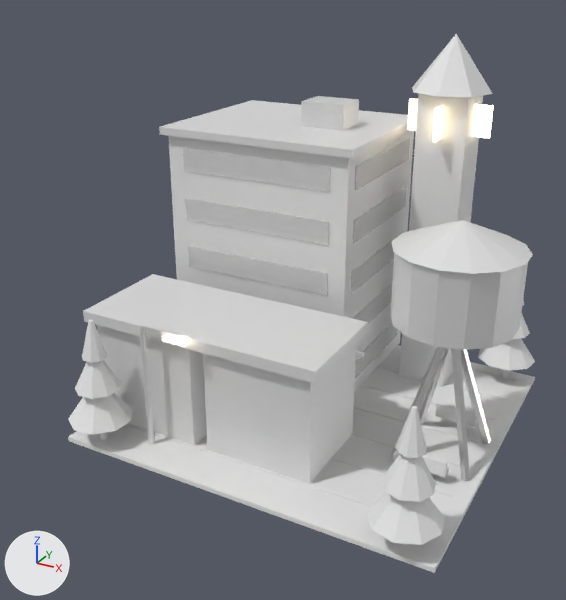
Renders of the FBX model Assets/Art/KayseriIsland/Models/Copper/Phase3/Civic_P3.fbx from each side of a commit.
One viewpoint serves both versions: a camera (50 mm lens) standing at (-20.0, -21.1, 39.5) and looking at (-41.3, 17.6, 20.1). Lighting does not change. The marker at lower left points along +X, +Y and +Z. The older version comes first. Where no turn or scale is listed for an object, it has been applied to the vertices.

The scene before the commit, as lines of its bpy script (objects in view):
```python
ob_civic_benches = bpy.data.objects.new('Civic.Benches', me_civic_benches_001)
ob_civic_benches.location = (0.0, 0.0, 11.42)
ob_civic_hall = bpy.data.objects.new('Civic.Hall', me_civic_hall_001)
ob_civic_hall.location = (-45.0, 26.0, 11.72)
ob_civic_plaza = bpy.data.objects.new('Civic.Plaza', me_civic_plaza_001)
ob_civic_plaza.location = (0.0, 0.0, 11.42)
ob_civic_shop0 = bpy.data.objects.new('Civic.Shop0', me_civic_shop0_001)
ob_civic_shop0.location = (-48.0, 15.0, 11.72)
ob_civic_shop1 = bpy.data.objects.new('Civic.Shop1', me_civic_shop1_001)
ob_civic_shop1.location = (-40.0, 15.0, 11.72)
ob_civic_tower = bpy.data.objects.new('Civic.Tower', me_civic_tower_001)
ob_civic_tower.location = (0.0, 0.0, 11.42)
ob_civic_tree0 = bpy.data.objects.new('Civic.Tree0', me_civic_treesrc_001)
ob_civic_tree0.location = (-30.0, 30.0, 11.72)
ob_civic_tree1 = bpy.data.objects.new('Civic.Tree1', me_civic_treesrc_002)
ob_civic_tree1.location = (-30.0, 10.0, 11.72)
ob_civic_watertower = bpy.data.objects.new('Civic.WaterTower', me_civic_watertower_001)
ob_civic_watertower.location = (0.0, 0.0, 11.42)
# also in view: 'Civic.Paving' at (-40.0, 21.0, 11.7); 'Civic.Lamp0' at (-45.5, 11.0, 15.8); 'Civic.Tree2' at (-50.0, 10.0, 15.8)
```
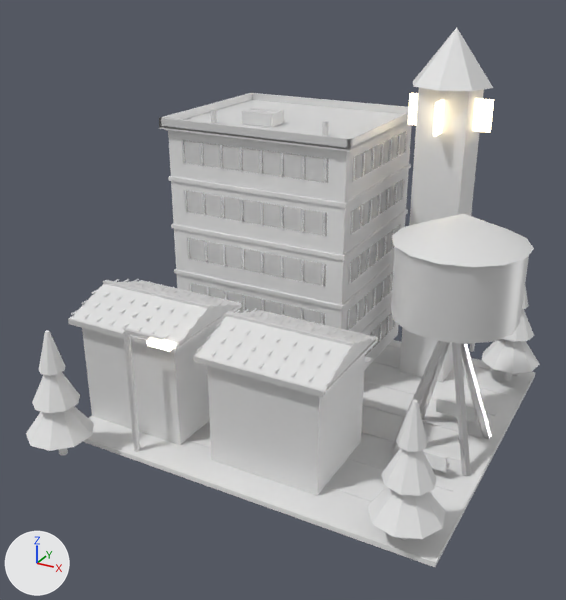
The change, as a list of edits to the scene's bpy script:
```text
Change me_civic_hall_001:
    remove me_civic_hall_001.from_pydata(...)  # 104 vertices, 156 faces; spans x -6.9..6.9, y -5.9..5.9, z 0.0..19.1
    add me_civic_hall_001.from_pydata(...)  # 848 vertices, 1296 faces; spans x -6.9..6.9, y -5.9..7.0, z 0.0..18.0
    me_civic_hall_001 part 2: a new loose piece, a box spanning x -6.5..6.5, y -4.5..4.5, z 1.1..2.6, in mat_glass (white #e7e7e7)
    me_civic_hall_001 part 3: a new loose piece, a box spanning x -6.61..6.61, y -5.61..5.61, z 3.16..3.44, in mat_offwhite (white #e7e7e7)
    me_civic_hall_001 part 4: a new loose piece, a box spanning x -5.3..5.3, y -5.5..5.5, z 4.5..6.0, in mat_glass (white #e7e7e7)
    me_civic_hall_001 part 5: a new loose piece, a box spanning x -6.5..6.5, y -4.5..4.5, z 4.5..6.0, in mat_glass (white #e7e7e7)
    me_civic_hall_001 part 6: a new loose piece, a box spanning x -6.61..6.61, y -5.61..5.61, z 6.56..6.84, in mat_offwhite (white #e7e7e7)
    me_civic_hall_001 part 7: the loose piece of 8 vertices spanning x 1.1..4.1, y -1.2..1.2, z 17.5..19.1 is deleted
    me_civic_hall_001 part 8: 2 vertices moved from x -6.9..6.9, y -5.9..5.9, z 17.5 to x -6.9..6.9, y -5.7..5.7, z 17.0; 22 vertices removed from x -6.9..6.9, y -5.9..5.9, z 1.1..17.5; 518 vertices added at x -6.9..6.9, y -5.9..5.9, z 1.1..18.0
    other edits to the shape of me_civic_hall_001 do not show in these pictures
    add me_civic_hall_001.materials.append(mat_steel_lt)  # white #e7e7e7
Change me_civic_shop0_001:
    remove me_civic_shop0_001.from_pydata(...)  # 40 vertices, 60 faces; spans x -4.0..4.0, y -3.5..5.59, z 0.0..7.7
    add me_civic_shop0_001.from_pydata(...)  # 558 vertices, 836 faces; spans x -4.07..4.07, y -3.57..5.59, z 0.0..8.3
    me_civic_shop0_001 part 9: 4 vertices removed from x -4.0..4.0, y -3.5..3.5, z 7.7; 282 vertices added at x -4.07..4.07, y -3.57..3.57, z 0.21..8.3
    other edits to the shape of me_civic_shop0_001 do not show in these pictures
    add me_civic_shop0_001.materials.append(mat_steel_dk)  # white #e7e7e7
    add me_civic_shop0_001.materials.append(mat_wood)  # white #e7e7e7
Change me_civic_shop1_001:
    remove me_civic_shop1_001.from_pydata(...)  # 40 vertices, 60 faces; spans x -4.0..4.0, y -3.5..5.59, z 0.0..7.7
    add me_civic_shop1_001.from_pydata(...)  # 558 vertices, 836 faces; spans x -4.07..4.07, y -3.57..5.59, z 0.0..8.3
    me_civic_shop1_001 part 1: 4 vertices removed from x -4.0..4.0, y -3.5..3.5, z 7.7; 282 vertices added at x -4.07..4.07, y -3.57..3.57, z 0.21..8.3
    other edits to the shape of me_civic_shop1_001 do not show in these pictures
    add me_civic_shop1_001.materials.append(mat_steel_dk)  # white #e7e7e7
    add me_civic_shop1_001.materials.append(mat_wood)  # white #e7e7e7
Change ob_civic_hall:
    ob_civic_hall.location: (-45.0, 26.0, 11.72) -> (-45.4, 26.53, 12.07)
Change ob_civic_tower:
    ob_civic_tower.location: (0.0, 0.0, 11.42) -> (0.0, 0.0, 11.77)
Change ob_civic_shop0:
    ob_civic_shop0.location: (-48.0, 15.0, 11.72) -> (-48.47, 14.23, 12.07)
Change ob_civic_tree1:
    ob_civic_tree1.location: (-30.0, 10.0, 11.72) -> (-30.0, 10.0, 12.07)
Change ob_civic_plaza:
    ob_civic_plaza.location: (0.0, 0.0, 11.42) -> (0.0, 0.0, 11.77)
Change ob_civic_watertower:
    ob_civic_watertower.location: (0.0, 0.0, 11.42) -> (0.0, 0.0, 11.77)
Change ob_civic_benches:
    ob_civic_benches.location: (0.0, 0.0, 11.42) -> (0.0, 0.0, 11.77)
Change ob_civic_tree0:
    ob_civic_tree0.location: (-30.0, 30.0, 11.72) -> (-29.53, 29.05, 12.07)
Change ob_civic_tree2:
    ob_civic_tree2.location: (-50.0, 10.0, 11.72) -> (-50.62, 7.17, 12.07)
Change ob_civic_shop1:
    ob_civic_shop1.location: (-40.0, 15.0, 11.72) -> (-38.95, 13.88, 12.07)
```

Where the change shows, as pixel boxes (x1, y1, x2, y2) in the pictures (566 x 600 px):
'Civic.Hall', reshaped, moved (6% shorter): before (159, 96, 414, 392); after (159, 93, 412, 370)
'Civic.Plaza', moved: before (68, 345, 535, 573); after (83, 340, 535, 567)
'Civic.Shop1', reshaped, moved: before (190, 297, 368, 484); after (193, 308, 378, 495)
'Civic.WaterTower', moved: before (390, 220, 533, 481); after (391, 214, 534, 476)
'Civic.Shop0', reshaped, moved: before (83, 274, 253, 445); after (68, 279, 242, 445)
'Civic.Tower', moved: before (399, 34, 494, 387); after (399, 28, 494, 382)
'Civic.Tree2', moved: before (68, 320, 132, 440); after (26, 331, 94, 455)
'Civic.Tree1', moved: before (367, 406, 445, 546); after (367, 399, 445, 540)
'Civic.Tree0', moved: before (478, 299, 535, 378); after (482, 286, 540, 381)
'Civic.Benches', moved: before (422, 402, 477, 477); after (423, 397, 478, 472)
part 1 of me_civic_shop1_001, built on: before (190, 297, 368, 383); after (193, 310, 378, 397)
part 2 of me_civic_hall_001, added: after (365, 312, 394, 356)
part 3 of me_civic_hall_001, added (mostly hidden): after (361, 304, 391, 334)
part 4 of me_civic_hall_001, added: after (191, 283, 325, 325)
part 5 of me_civic_hall_001, added: after (348, 272, 393, 329)
part 6 of me_civic_hall_001, added: after (174, 261, 394, 310)
part 7 of me_civic_hall_001, deleted: before (301, 96, 359, 131)
part 8 of me_civic_hall_001, cut back: before (159, 100, 408, 296); after (159, 93, 411, 330)
part 9 of me_civic_shop0_001, built on: before (83, 274, 253, 350); after (68, 280, 242, 353)
